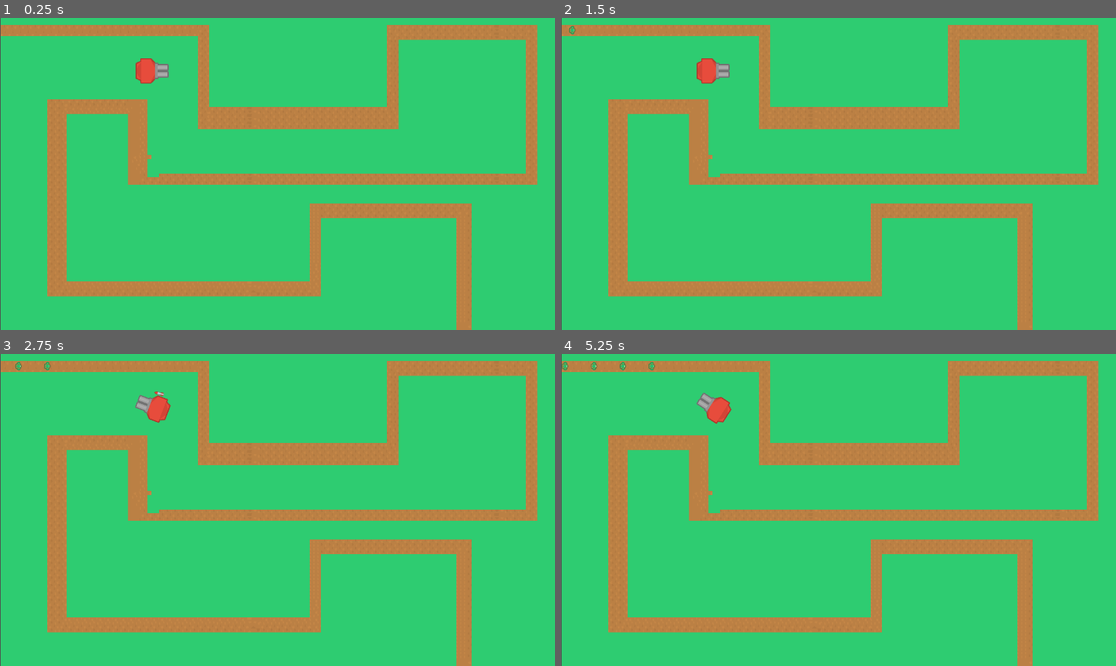
Above: before the commit, frames 1-4 (two rows, left to right).
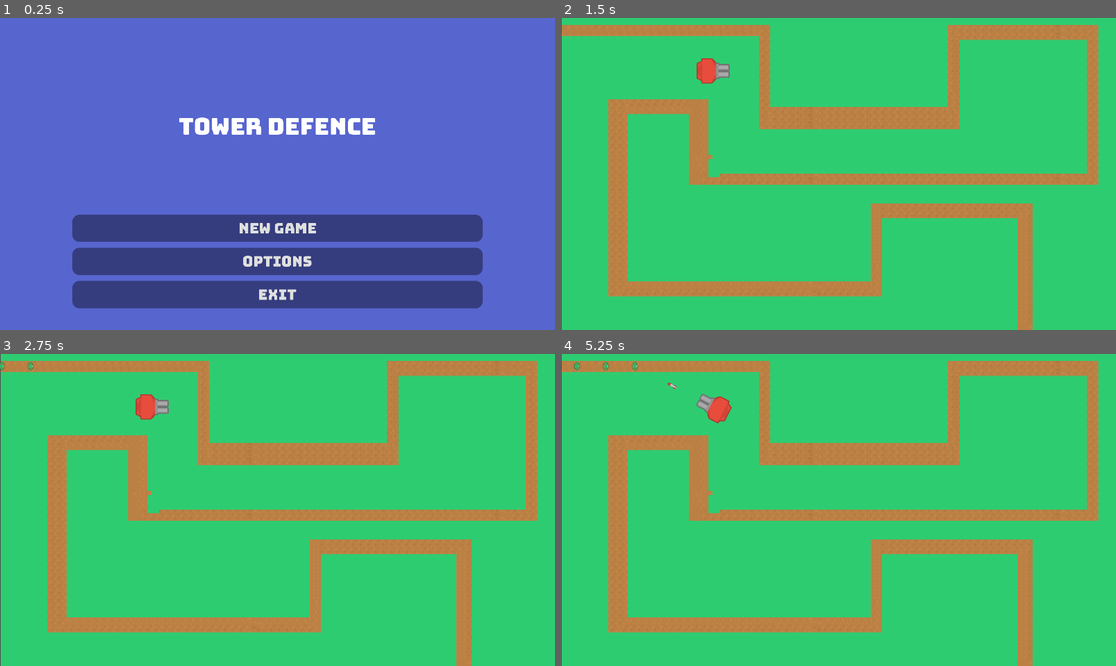
Above: after the commit, the same moments.

Repository: Robbedebie/Tower-Defense
Game: Godot game, scene res://main_menu.tscn
The game is run twice, just before and just after one commit, with the same random seed, the same clock (stepped at 60 frames per second) and the same inputs. Before the commit the project starts from res://main.tscn.
Inputs (mouse positions are in pixels of both pictures, inside the frame that each line leads up to):
- Up to frame 1 (0.25 s): no input
- Up to frame 2 (1.5 s): click (838, 227) at 0.5 s, where only the run after the commit has a clickable "New Game"; tap Enter at 1.25 s
- Up to frame 3 (2.75 s): tap Space at 2 s
- Up to frame 4 (5.25 s): tap Enter at 3.5 s; tap Space at 4.25 s

The runs differ from the first frame. In frame 1, 100% of the frame differs, in the area x 0-100%, y 0-100%; in frame 2, less than 0.1%; in frame 3, 0.5%; in frame 4, 0.3%.

Commit message:
coupled main menu to game

Diff:
--- a/main_menu.gd
+++ b/main_menu.gd
@@ -1,8 +1,7 @@
 extends Node
 
-
 func _on_new_game_button_button_up():
-	pass # Replace with function body.
+	get_tree().change_scene_to_file("res://main.tscn")
 
 func _on_options_button_button_up():
 	get_tree().change_scene_to_file("res://options_menu.tscn")
--- a/project.godot
+++ b/project.godot
@@ -11,7 +11,7 @@
 [application]
 
 config/name="Tower Defense (epic)"
-run/main_scene="res://main.tscn"
+run/main_scene="res://main_menu.tscn"
 config/features=PackedStringArray("4.0", "Forward Plus")
 config/icon="res://icon.svg"
 
@@ -24,11 +24,6 @@
 
 project/assembly_name="Tower Defense (epic)"
 
-[display]
-
-window/size/viewport_width=1920
-window/size/viewport_height=1080
-
 [editor]
 
 version_control/plugin_name="GitPlugin"
